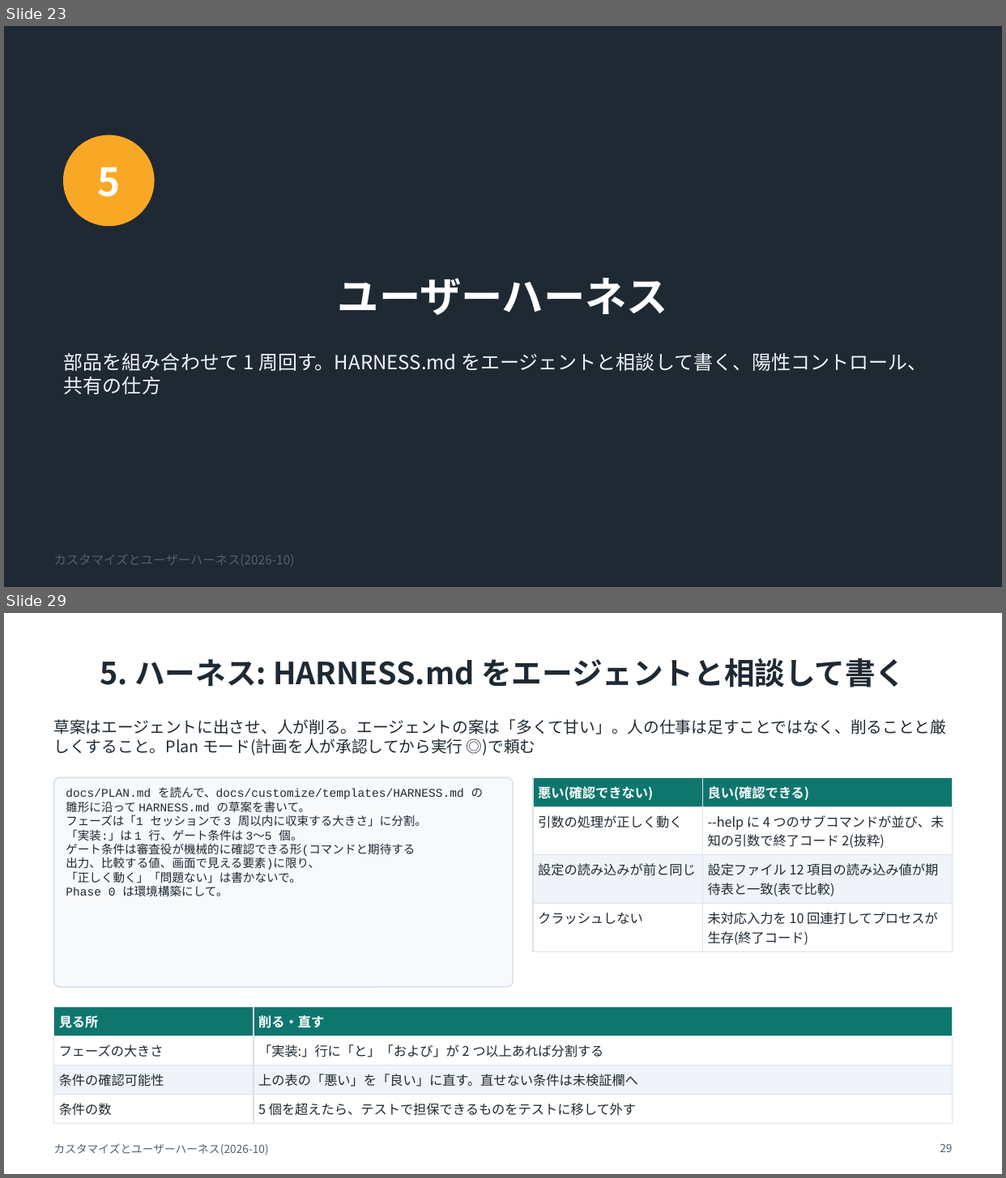
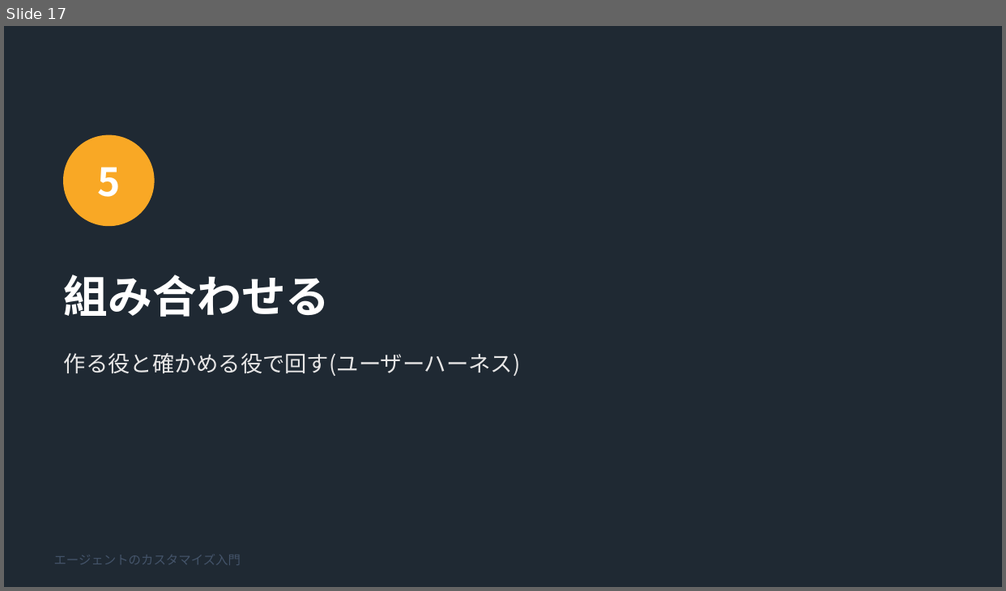
Before and after one commit to noxitro/agent-toolkit, a slide deck: docs/copilot-harness/customize/slides/customize-guide.pptx. Shown one above the other, each under a label of ours: slides 23 and 29 before the commit, slide 17 after it; the slides between them are not shown. The pictures are 1006x1178 and 1006x591 pixels, drawn with LibreOffice and Linux fonts; fonts in the diff are those of the drawing. Boxes give left, top, right and bottom in pixels: in the first picture for what was removed or moved away, otherwise in the second. Text is boxed around its words. In the diff, an @@ line names an element or a change of style, - is before the commit and + after.

```diff
--- a/docs/copilot-harness/customize/slides/customize-guide.pptx
+++ b/docs/copilot-harness/customize/slides/customize-guide.pptx
@@ slide 29 removed at (4,613,1002,1174), background #FFFFFF @@
@@ title removed at (100,658,906,688) @@
-5. ハーネス: HARNESS.md をエージェントと相談して書く
@@ text removed at (54,719,947,756) @@
-草案はエージェントに出させ、人が削る。エージェントの案は「多くて甘い」。人の仕事は足すことではなく、削ることと厳しくすること。Plan モード(計画を人が承認してから実行 ◎)で頼む
@@ rounded rectangle removed at (54,777,513,987) @@
@@ table removed at (533,777,952,948), 4 rows, 2 columns @@
-悪い(確認できない) | 良い(確認できる)
-引数の処理が正しく動く | --help に 4 つのサブコマンドが並び、未知の引数で終了コード 2(抜粋)
-設定の読み込みが前と同じ | 設定ファイル 12 項目の読み込み値が期待表と一致(表で比較)
-クラッシュしない | 未対応入力を 10 回連打してプロセスが生存(終了コード)
@@ text removed at (66,786,484,897) @@
-docs/PLAN.md を読んで、docs/customize/templates/HARNESS.md の
-雛形に沿って HARNESS.md の草案を書いて。
-フェーズは「1 セッションで 3 周以内に収束する大きさ」に分割。
-「実装:」は 1 行、ゲート条件は 3〜5 個。
-ゲート条件は審査役が機械的に確認できる形(コマンドと期待する
-出力、比較する値、画面で見える要素)に限り、
-「正しく動く」「問題ない」は書かないで。
-Phase 0 は環境構築にして。
@@ table removed at (54,1007,952,1119), 4 rows, 2 columns @@
-見る所 | 削る・直す
-フェーズの大きさ | 「実装:」行に「と」「および」が 2 つ以上あれば分割する
-条件の確認可能性 | 上の表の「悪い」を「良い」に直す。直せない条件は未検証欄へ
-条件の数 | 5 個を超えたら、テストで担保できるものをテストに移して外す
@@ text removed at (54,1144,269,1156) @@
-カスタマイズとユーザーハーネス(2026-10)
@@ page number removed at (940,1144,952,1152) @@
-29
@@ what was slide 23 is now slide 17 @@
@@ slide 17 changed as well @@
@@ title at (64,275,330,317): text changed; size 30 to 32 pt @@
-ユーザーハーネス
+組み合わせる
@@ text at (64,353,521,376): text changed; size 14 to 16 pt; text colour #F0F4F8 to #E7E6E6 @@
-部品を組み合わせて 1 周回す。HARNESS.md をエージェントと相談して書く、陽性コントロール、共有の仕方
+作る役と確かめる役で回す(ユーザーハーネス)
@@ text at (54,555,241,565): text changed; text colour #52606D to #44546A @@
-カスタマイズとユーザーハーネス(2026-10)
+エージェントのカスタマイズ入門
```
Also in this commit, not shown: 4 other slides changed, 16 slides added, 30 other slides removed, 5 other files.
